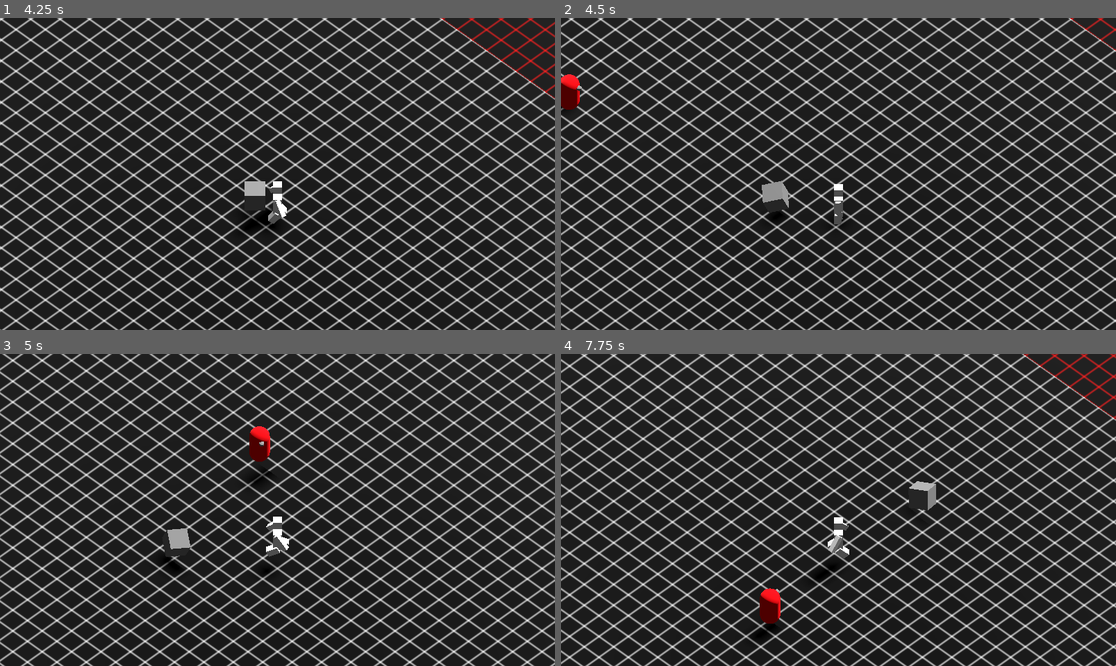
Above: before the commit, frames 1-4 (two rows, left to right).
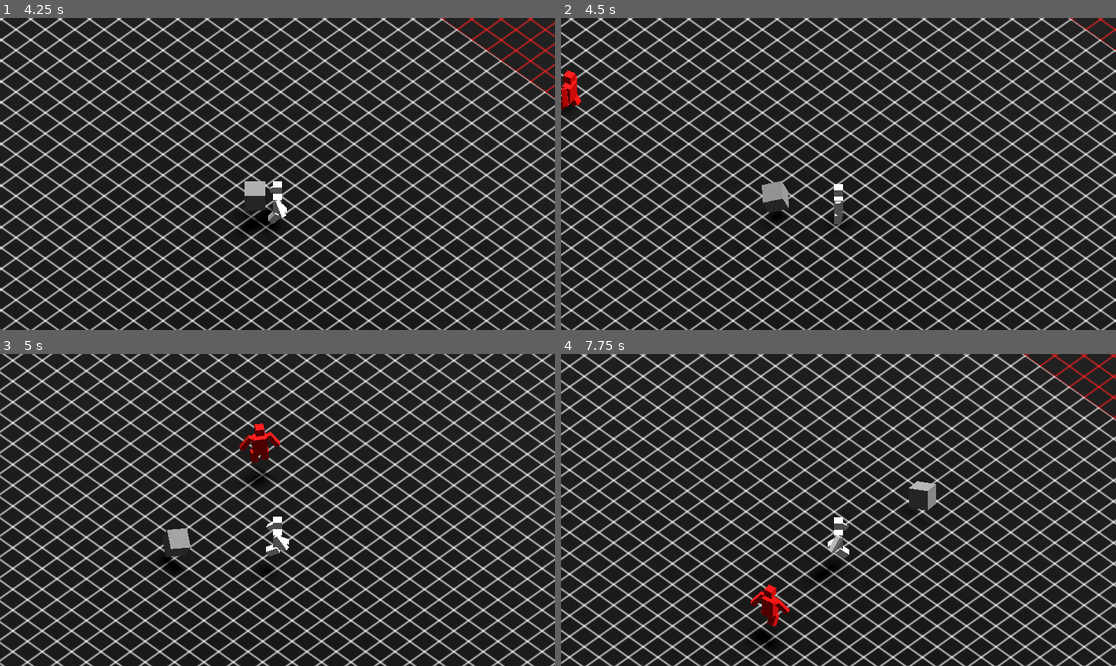
Above: after the commit, the same moments.

Repository: Sprotex/ludum-dare-53
Game: Godot game, scene res://blocks/main_level.tscn
The game is run twice, just before and just after one commit, with the same random seed, the same clock (stepped at 60 frames per second) and the same inputs.
Inputs:
- Up to frame 1 (4.25 s): tap Enter at 0.5 s; hold D (move_right) 0.53-1.28 s; tap E (box_action) every 0.75 s from 0.6 to 3.6 s; tap Space (jump) at 0.77, 1.52, 3.02, 3.77 s; hold S (move_down) 1.28-2.03 s; hold D (move_right) 2.03-2.78 s; hold W (move_up) 2.78-3.53 s; hold A (move_left) from 3.53 s (still down)
- Up to frame 2 (4.5 s): keep holding A (move_left); tap E (box_action) at 4.35 s
- Up to frame 3 (5 s): keep holding A (move_left); tap Space (jump) at 4.52 s
- Up to frame 4 (7.75 s): release A (move_left) at 5.03 s; hold S (move_down) 5.03-5.78 s; tap E (box_action) every 0.75 s from 5.1 to 7.35 s; hold D (move_right) 5.78-6.53 s; tap Space (jump) at 6.02, 6.77, 7.52 s; hold W (move_up) 6.53-7.28 s; hold D (move_right) from 7.28 s (still down)

Frame 1 is identical in both runs. In frame 2, 0.3% of the frame differs, in the area x 0-4%, y 16-30%; in frame 3, 0.3%; in frame 4, 0.4%, in the area x 34-42%, y 73-96%.

Commit message:
add graphics to enemies
add step sounds to enemies

Diff:
--- a/blocks/character/enemy/enemy.tscn
+++ b/blocks/character/enemy/enemy.tscn
@@ -1,36 +1,39 @@
-[gd_scene load_steps=10 format=3 uid="uid://bfmcqj0v4pxbm"]
+[gd_scene load_steps=11 format=3 uid="uid://bfmcqj0v4pxbm"]
 
 [ext_resource type="Script" path="res://blocks/character/enemy/EnemyMoveInput.gd" id="1_lqrnv"]
+[ext_resource type="PackedScene" uid="uid://lpyorcs5g8jc" path="res://blocks/character/block_dude.tscn" id="1_xo7jc"]
 [ext_resource type="Script" path="res://blocks/character/Walking.gd" id="2_5fwhv"]
+[ext_resource type="Script" path="res://blocks/character/player/CharacterAnimationControl.gd" id="2_g8rqd"]
 [ext_resource type="Script" path="res://blocks/character/player/RotationAligner.gd" id="3_4fyqf"]
 [ext_resource type="Script" path="res://blocks/character/player/BoxWeilder.gd" id="4_6dx1p"]
 [ext_resource type="Script" path="res://blocks/character/enemy/BoxReceiver.gd" id="5_v101f"]
 [ext_resource type="Script" path="res://blocks/character/enemy/VisibilityResolver.gd" id="6_42akm"]
 
+[sub_resource type="StandardMaterial3D" id="StandardMaterial3D_2tkgs"]
+albedo_color = Color(1, 0, 0, 1)
+
 [sub_resource type="CapsuleShape3D" id="CapsuleShape3D_bym5w"]
-
-[sub_resource type="StandardMaterial3D" id="StandardMaterial3D_k0akn"]
-albedo_color = Color(1, 0, 0.101961, 1)
-
-[sub_resource type="CapsuleMesh" id="CapsuleMesh_2eig0"]
 
 [node name="Enemy" type="CharacterBody3D"]
 transform = Transform3D(1, 0, 0, 0, 1, 0, 0, 0, 1, 0, -1, 0)
 collision_layer = 2
 collision_mask = 15
 
+[node name="block_dude" parent="." instance=ExtResource("1_xo7jc")]
+transform = Transform3D(-1, 0, -8.74228e-08, 0, 1, 0, 8.74228e-08, 0, -1, 0, -1, 0)
+
+[node name="Final" parent="block_dude/Armature/Skeleton3D" index="0"]
+material_override = SubResource("StandardMaterial3D_2tkgs")
+
 [node name="CollisionShape3D" type="CollisionShape3D" parent="."]
 shape = SubResource("CapsuleShape3D_bym5w")
 
-[node name="MeshInstance3D" type="MeshInstance3D" parent="."]
-material_override = SubResource("StandardMaterial3D_k0akn")
-mesh = SubResource("CapsuleMesh_2eig0")
-skeleton = NodePath("../..")
-
-[node name="Nose" type="MeshInstance3D" parent="."]
-transform = Transform3D(0.251765, 0, 0, 0, 0.0881899, 0, 0, 0, 0.364906, 0, 0.536, -0.5)
-mesh = SubResource("CapsuleMesh_2eig0")
-skeleton = NodePath("../..")
+[node name="CharacterAnimationControl" type="Node" parent="." node_paths=PackedStringArray("animation_relay", "box_weilder", "body", "walking")]
+script = ExtResource("2_g8rqd")
+animation_relay = NodePath("../block_dude")
+box_weilder = NodePath("../BoxLogic/BoxWeilder")
+body = NodePath("..")
+walking = NodePath("../Walking")
 
 [node name="EnemyMoveInput" type="Node" parent="."]
 script = ExtResource("1_lqrnv")
@@ -69,3 +72,5 @@
 body = NodePath("../..")
 
 [connection signal="screen_exited" from="VisibleOnScreenNotifier3D" to="VisibleOnScreenNotifier3D/VisibilityResolver" method="_on_visible_on_screen_notifier_3d_screen_exited"]
+
+[editable path="block_dude"]
